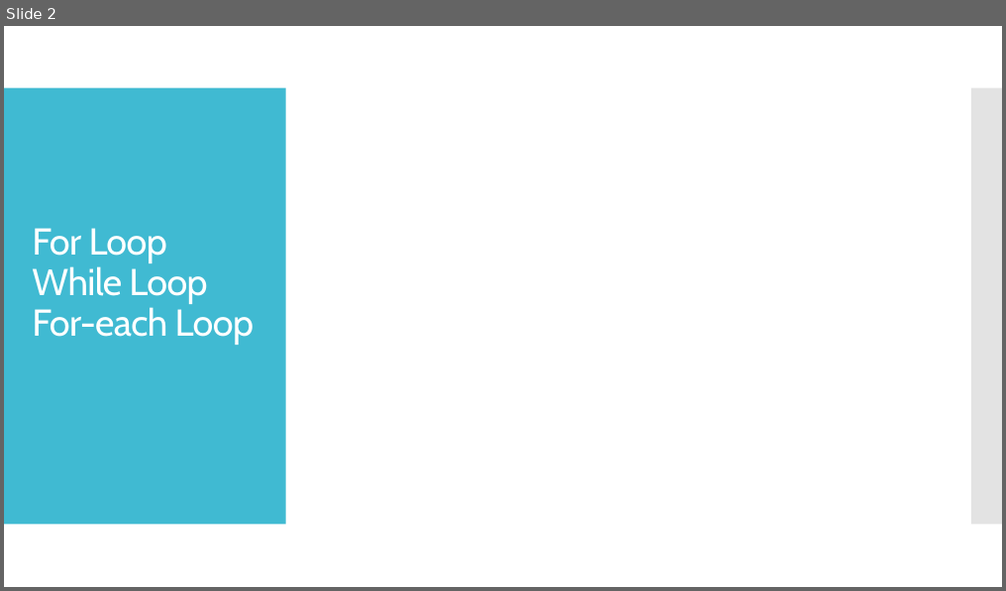
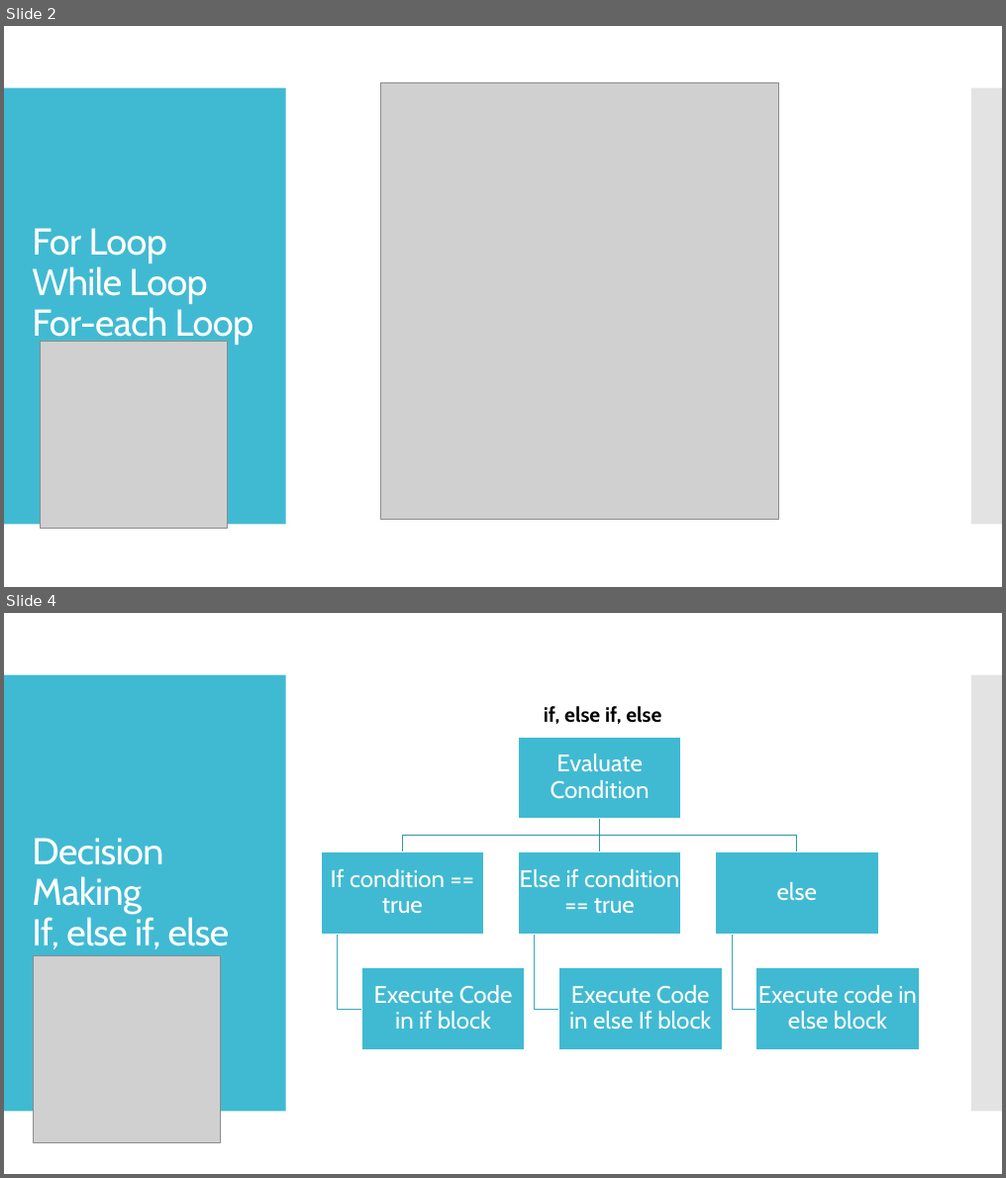
Before and after one commit to kevinlin47/Learn_Go, a slide deck: For_loops_slices_conditionals/loops_conditionals_slices.pptx. Shown one above the other, each under a label of ours: slide 2 before the commit, slides 2 and 4 after it; the slides between them are not shown. The pictures are 1006x591 and 1006x1178 pixels, drawn with LibreOffice and Linux fonts; fonts in the diff are those of the drawing; grey boxes stand for pictures. Boxes give left, top, right and bottom in pixels: in the first picture for what was removed or moved away, otherwise in the second. Text is boxed around its words. In the diff, an @@ line names an element or a change of style, - is before the commit and + after.

Commit message:
Add and fill in slides for decision making

```diff
--- a/For_loops_slices_conditionals/loops_conditionals_slices.pptx
+++ b/For_loops_slices_conditionals/loops_conditionals_slices.pptx
@@ slide 4 added at [4, 613, 1002, 1174], background #FFFFFF; not listed: 2 template elements that a slide beside it also shows @@
@@ text added at [544, 706, 661, 724], 20 pt, text #000000, bold @@
+if, else if, else
@@ title added at [32, 838, 229, 950], 36 pt, text #FFFFFF @@
+Decision Making
+If, else if, else
@@ picture added at [33, 957, 220, 1144] @@
@@ group added at [321, 737, 920, 1051]: 7 rectangles, 7 texts, 6 freeform shapes @@
+Evaluate Condition
+If condition == true
+Execute Code in if block
+Else if condition == true
+Execute Code in else If block
+else
+Execute code in else block
@@ slide 2 changed as well @@
@@ picture added at [380, 83, 779, 520] @@
@@ picture added at [41, 341, 228, 528] @@
```
Also in this commit, not shown: 1 other slide changed, 1 other slide added, 2 other files.
